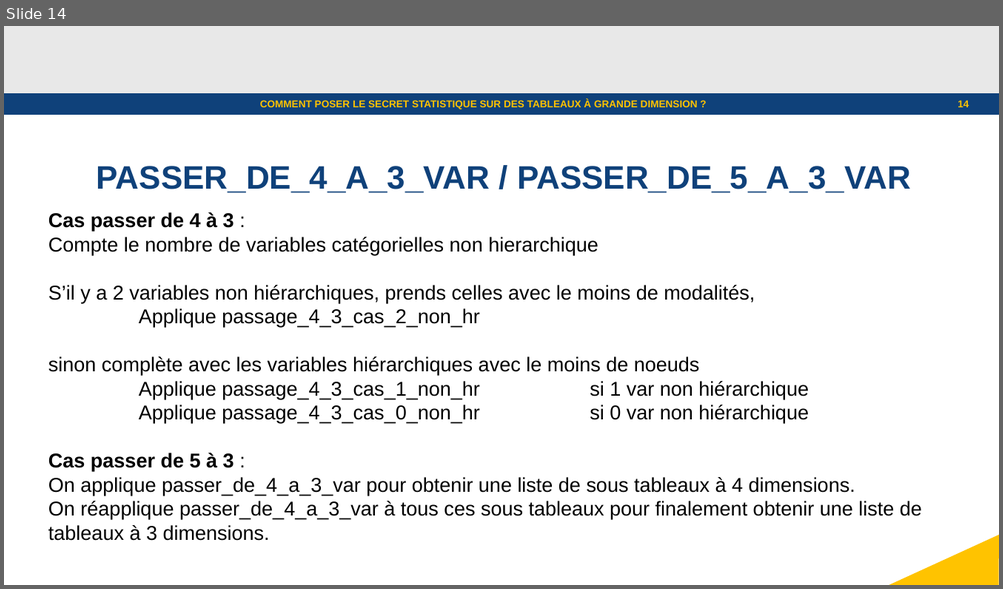
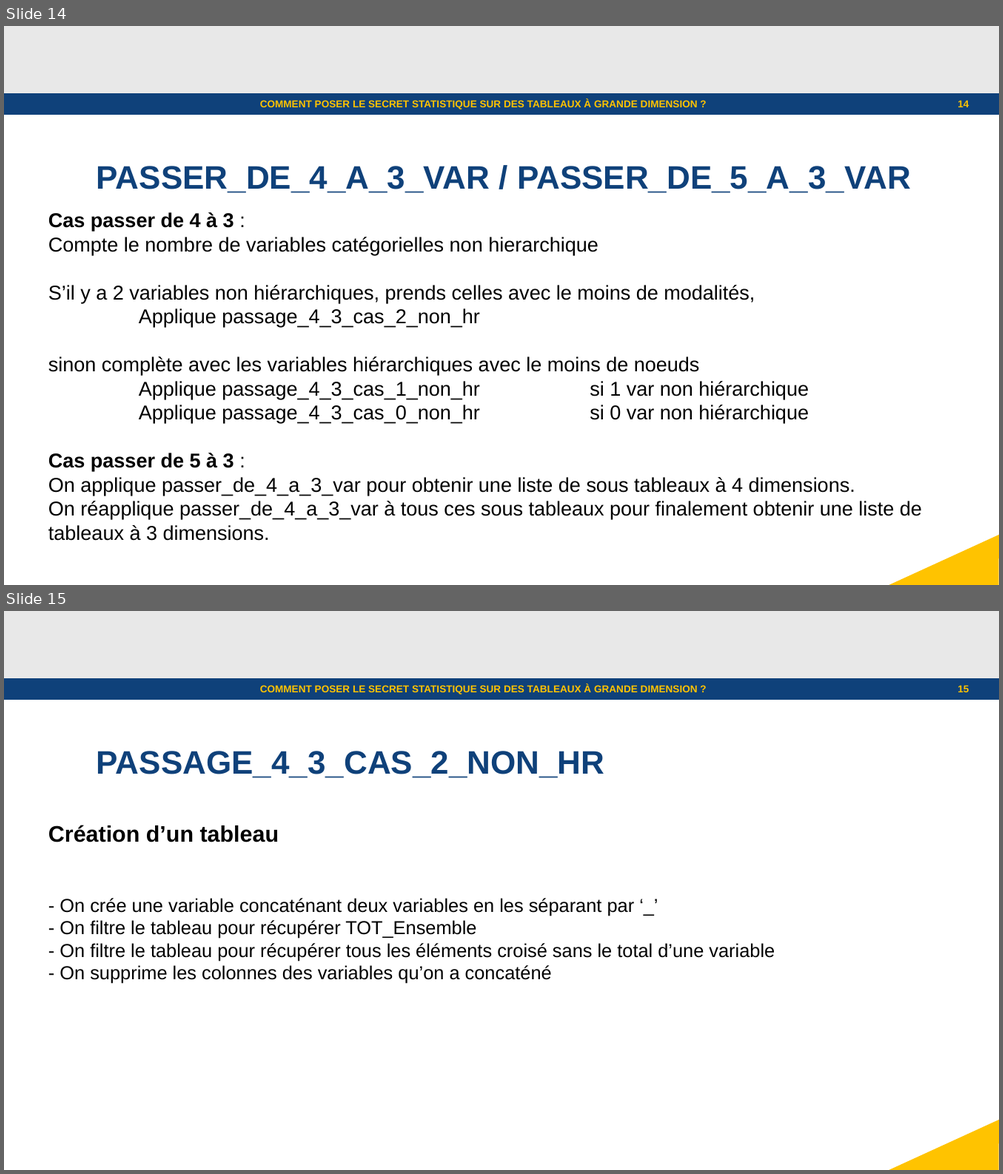
Before and after one commit to julienjamme/stage1A_2023, a slide deck: presentation_mi_parcours.odp. Shown one above the other, each under a label of ours: slide 14 before the commit, slides 14 and 15 after it. The pictures are 1003x589 and 1003x1174 pixels, drawn with LibreOffice and Linux fonts; fonts in the diff are those of the drawing; background and template pictures are left out. Boxes give left, top, right and bottom in pixels: in the first picture for what was removed or moved away, otherwise in the second. Text is boxed around its words. In the diff, an @@ line names an element or a change of style, - is before the commit and + after.

```diff
--- a/presentation_mi_parcours.odp
+++ b/presentation_mi_parcours.odp
@@ slide 15 added at [4,611,999,1170], background #FFFFFF; not listed: 3 template elements that a slide beside it also shows @@
@@ text added at [260,685,697,695], 8 pt, text #FFC300, bold @@
+COMMENT POSER LE SECRET STATISTIQUE SUR DES TABLEAUX À GRANDE DIMENSION ?
@@ page number added at [957,685,968,692], 8 pt, text #FFC300, bold @@
+15
@@ text added at [96,751,605,778], 26 pt, text #0F417A, bold @@
+PASSAGE_4_3_CAS_2_NON_HR
@@ text added at [48,825,774,984], 15 pt, text #000000 @@
+Création d’un tableau
+- On crée une variable concaténant deux variables en les séparant par ‘_’
+- On filtre le tableau pour récupérer TOT_Ensemble
+- On filtre le tableau pour récupérer tous les éléments croisé sans le total d’une variable
+- On supprime les colonnes des variables qu’on a concaténé
```
Also in this commit, not shown: 5 slides changed, 2 other slides added, 1 slide removed.
